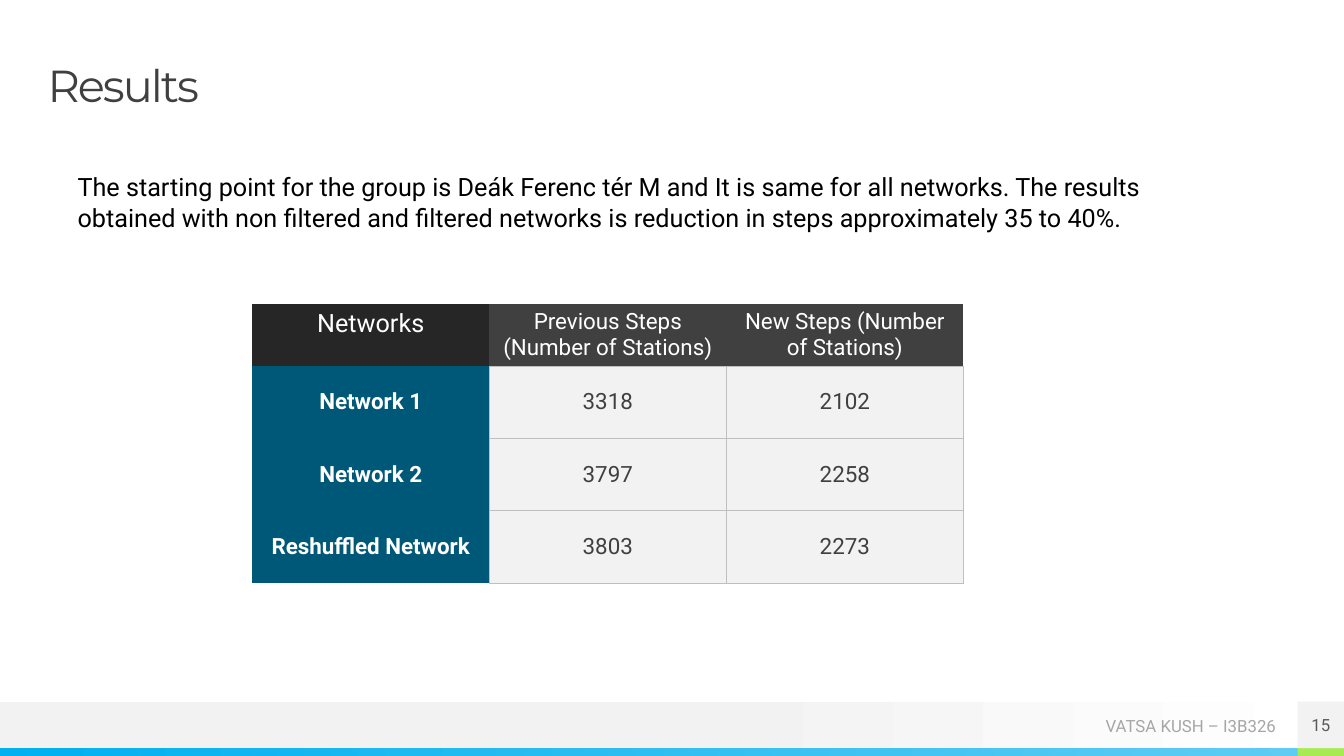
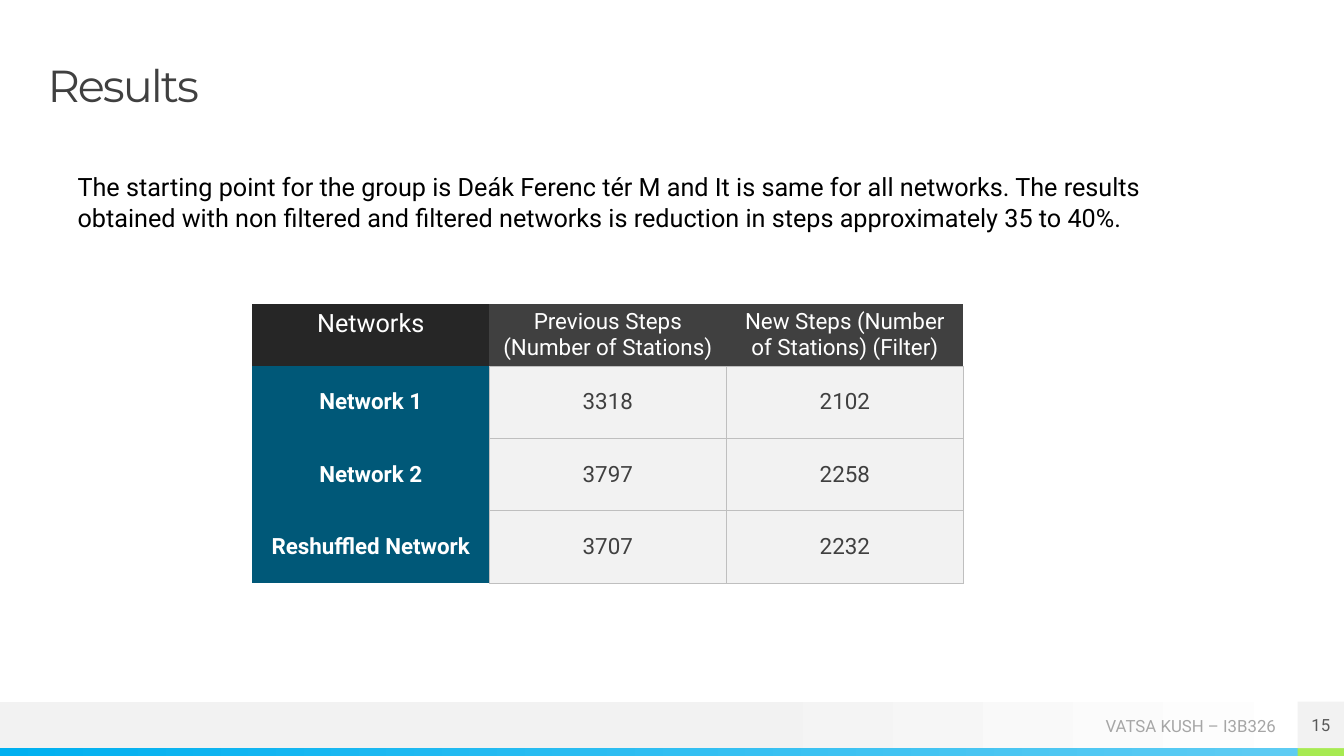
Before and after one commit to kushvatsa/ns_bkk_15, a slide deck: slide 15 of 15_I3B326_Vatsa_Kush.pptx. Drawn at 1344x756 pixels with LibreOffice and Linux fonts; fonts in the diff are those of the drawing. Boxes give left, top, right and bottom in pixels: in the first picture for what was removed or moved away, otherwise in the second. Text is boxed around its words. In the diff, an @@ line names an element or a change of style, - is before the commit and + after.

Commit message:
ppt modified

```diff
--- a/15_I3B326_Vatsa_Kush.pptx
+++ b/15_I3B326_Vatsa_Kush.pptx
@@ table at box(252, 303, 963, 584) @@
-row 1, column 3: New Steps (Number of Stations)
+row 1, column 3: New Steps (Number of Stations) (Filter)
-row 4, column 2: 3803
+row 4, column 2: 3707
-row 4, column 3: 2273
+row 4, column 3: 2232
```
Also in this commit, not shown: 2 other slides changed, 1 other file.
